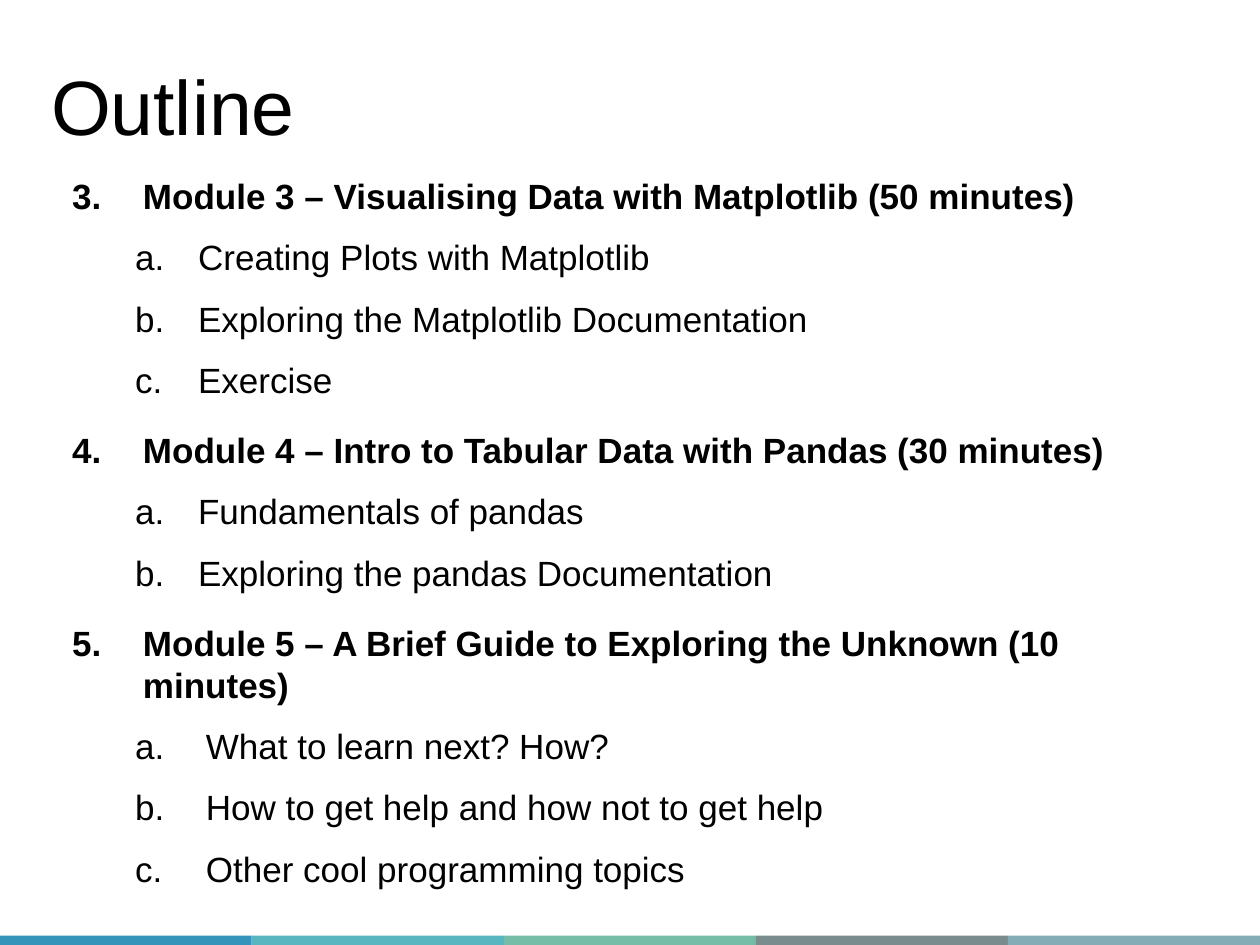
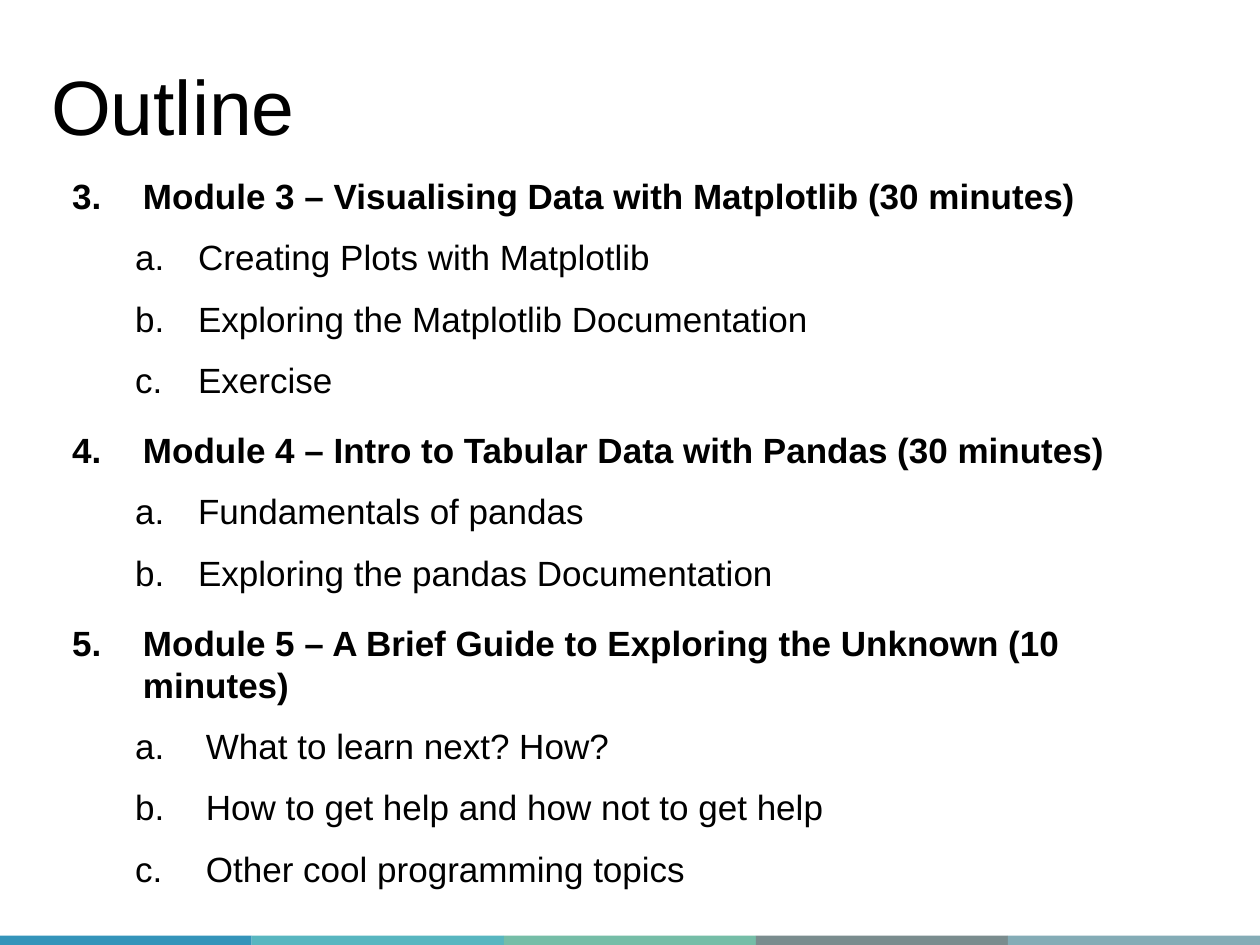
Before and after one commit to sameenakarsan/DataProcessingInPython, a slide deck: slide 6 of Slides/QLS-MiCM_DataProcessingInPython.pptx. Drawn at 1260x945 pixels with LibreOffice and Linux fonts; fonts in the diff are those of the drawing; background and template pictures are left out. Boxes give left, top, right and bottom in pixels: in the first picture for what was removed or moved away, otherwise in the second. Text is boxed around its words. In the diff, an @@ line names an element or a change of style, - is before the commit and + after.

```diff
--- a/Slides/QLS-MiCM_DataProcessingInPython.pptx
+++ b/Slides/QLS-MiCM_DataProcessingInPython.pptx
@@ text at (143,183,1074,216): text changed @@
-3. Module 3 – Visualising Data with Matplotlib (50 minutes)
+3. Module 3 – Visualising Data with Matplotlib (30 minutes)
```
Also in this commit, not shown: 4 other slides changed, 1 other file.
